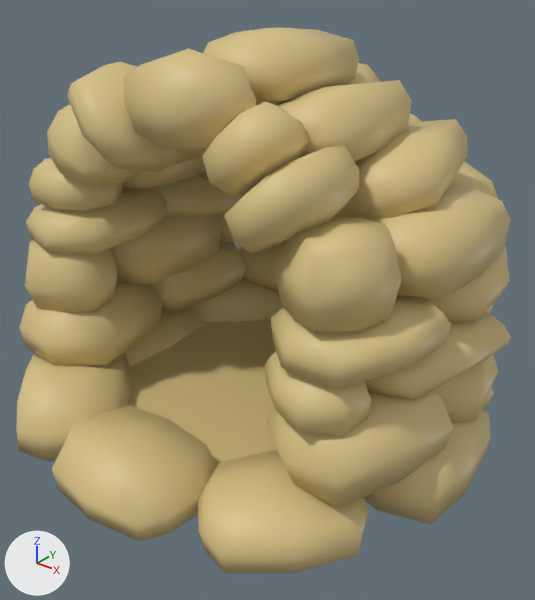
What one commit did to the FBX model Assets/Models/Items/Furnace.fbx.
Rendered twice from a 50 mm lens placed at (4.08, -5.48, 4.37), pointed at (0.09, -0.49, 1.28). Lighting does not change. The marker at lower left points along +X, +Y and +Z. The first picture is the older version. Where no turn or scale is listed for an object, it has been applied to the vertices.

The first picture shows 'Model'.
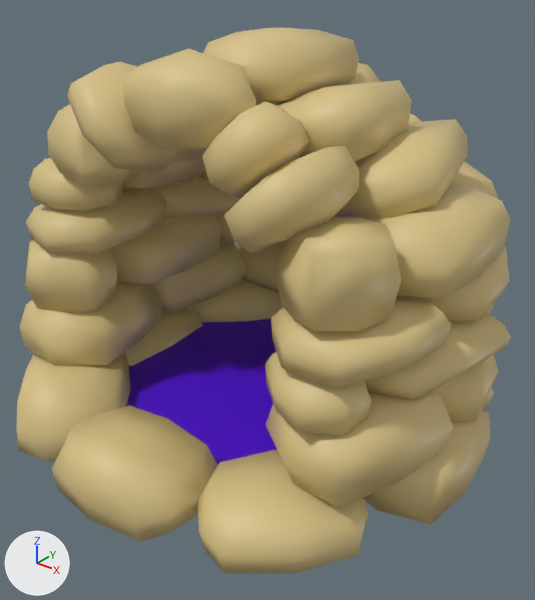
Location of each change, (x1, y1, x2, y2) in pixels of the pictures (535 x 600 px):
'Model', recoloured, shading changed: (20, 71, 476, 535) in both

What changed in the scene script:
```text
Change mat_ground:
    mat_ground.base_color: (0.683, 0.536, 0.236) -> (0.0776, 0.0, 0.683)  # yellow #d7c185 -> purple #4f00d7
Change me_plane_004:
    where me_plane_004.from_pydata(...)  # 1250 vertices, 1153 faces; spans x -2.43..2.25, y -2.73..2.14, z -0.03..3.68
    used by ob_model
    me_plane_004 part 1: its shading normals changed
```
